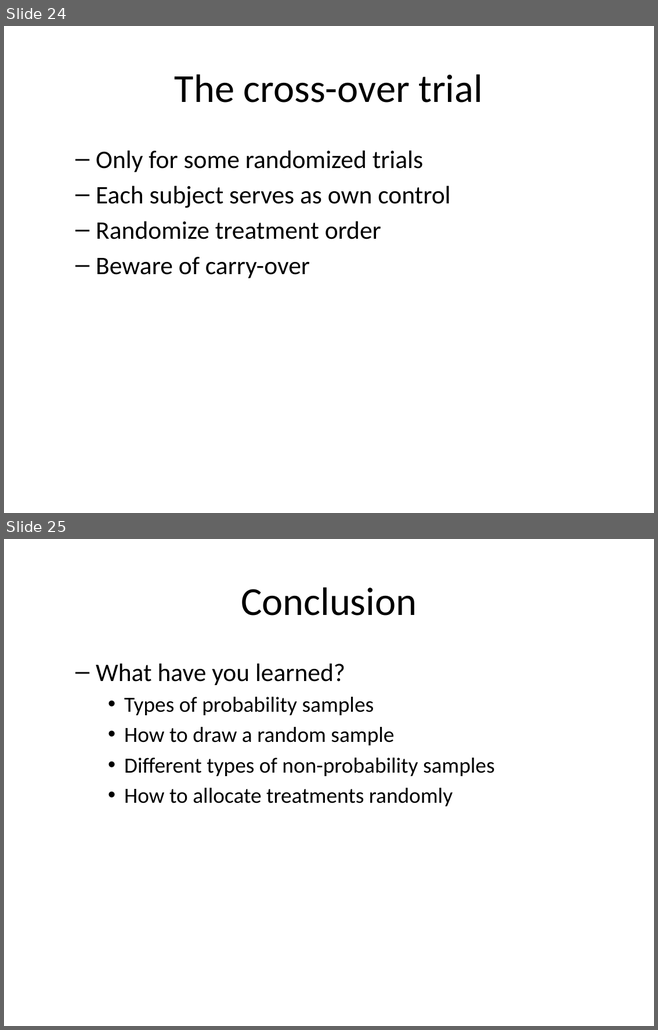
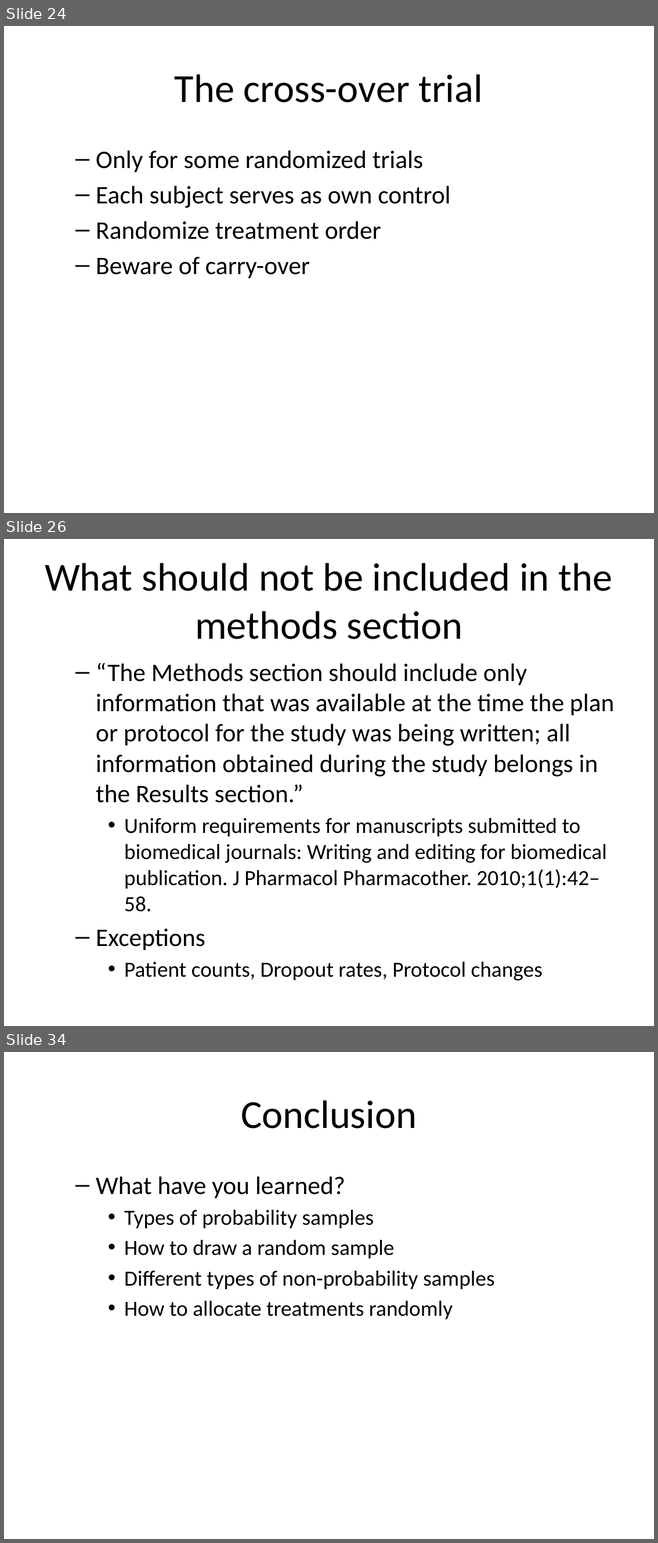
Before and after one commit to pmean/classes, a slide deck: clinical-research-methodology/results/video08-sampling.pptx. Shown one above the other, each under a label of ours: slides 24 and 25 before the commit, slides 24, 26 and 34 after it; the slides between them are not shown. The pictures are 658x1030 and 658x1543 pixels, drawn with LibreOffice and Linux fonts; fonts in the diff are those of the drawing. Boxes give left, top, right and bottom in pixels: in the first picture for what was removed or moved away, otherwise in the second. Text is boxed around its words. In the diff, an @@ line names an element or a change of style, - is before the commit and + after.

```diff
--- a/clinical-research-methodology/results/video08-sampling.pptx
+++ b/clinical-research-methodology/results/video08-sampling.pptx
@@ slide 26 added at box(4, 539, 654, 1026), background #FFFFFF @@
@@ title added at box(45, 563, 612, 639), 44 pt, text #000000 @@
+What should not be included in the methods section
@@ text added at box(96, 663, 614, 981), 28 pt, text #000000 @@
+  – “The Methods section should include only information that was available at the time the plan or protocol for the study was being written; all information obtained during the study belongs in the Results section.”
+    • Uniform requirements for manuscripts submitted to biomedical journals: Writing and editing for biomedical publication. J Pharmacol Pharmacother. 2010;1(1):42–58.
+  – Exceptions
+    • Patient counts, Dropout rates, Protocol changes
@@ what was slide 25 is now slide 34 @@
```
Also in this commit, not shown: 1 slide changed, 8 other slides added.
